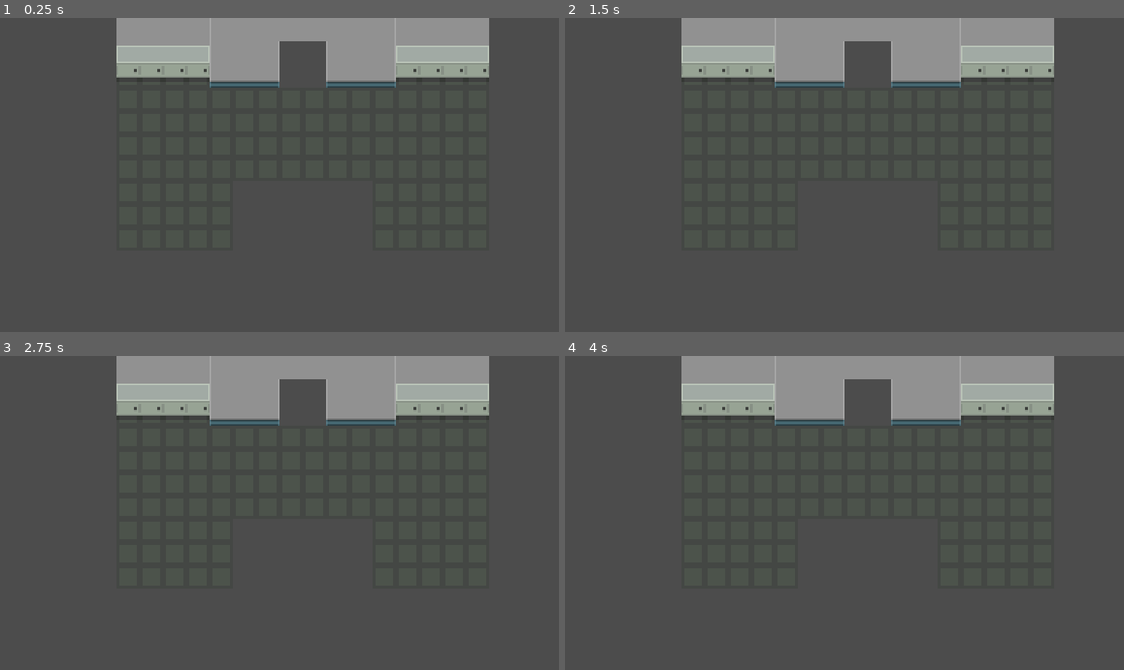
Above: before the commit, frames 1-4 (two rows, left to right).
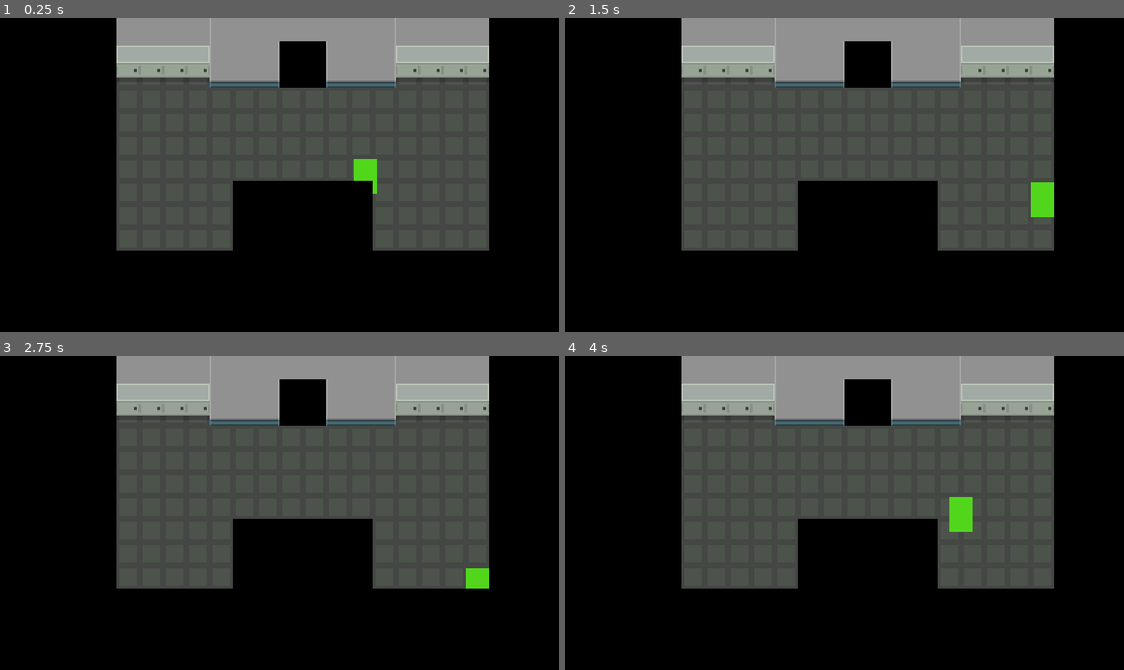
Above: after the commit, the same moments.

Repository: jiink/flask-quest
Game: Godot game, scene res://Rooms/1-1/1-1.tscn
Two runs of this game, one before a commit and one after it. Both use one fixed random seed, a clock stepped at 60 frames per second and the inputs below. The project has no main scene, so this scene is started directly.
Inputs:
- Up to frame 1 (0.25 s): no input
- Up to frame 2 (1.5 s): tap Enter at 0.5 s; hold Right (right) 0.53-1.28 s; hold A (x) 0.53-1.28 s; tap Z (a) at 0.6 s; hold Down (down) from 1.28 s (still down); tap A (x) at 1.35 s
- Up to frame 3 (2.75 s): tap Z (a) at 1.55, 2.1 s; release Down (down) at 2.03 s; hold Right (right) from 2.03 s (still down); hold A (x) from 2.03 s (still down)
- Up to frame 4 (4 s): tap Space at 2.75 s; release Right (right) at 2.78 s; release A (x) at 2.78 s; hold Up (up) 2.78-3.53 s; tap A (x) at 2.85 s; tap Z (a) at 3.05, 3.6 s; hold Left (left) from 3.53 s (still down); hold A (x) from 3.53 s (still down)

The runs differ from the first frame. In frame 1, 58% of the frame differs, in the area x 0-100%, y 0-100%; in frame 2, 58%; in frame 3, 58%; in frame 4, 58%.

Commit message:
Fixed up 1-1 tilemaps, and added 1-1 collisionmap

Diff:
--- a/Player/Player.tscn
+++ b/Player/Player.tscn
@@ -13,7 +13,7 @@
 custom_solver_bias = 0.0
 extents = Vector2( 8, 6 )
 
-[node name="Player" type="KinematicBody2D" index="0"]
+[node name="Player" type="KinematicBody2D"]
 
 input_pickable = false
 collision_layer = 1
@@ -30,7 +30,7 @@
 anchor_right = 0.0
 anchor_bottom = 0.0
 margin_left = -8.0
-margin_top = -15.0
+margin_top = -23.0
 margin_right = 8.0
 margin_bottom = 1.0
 rect_pivot_offset = Vector2( 0, 0 )
@@ -50,6 +50,8 @@
 _sections_unfolded = [ "Transform" ]
 
 [node name="Interaction" type="Node2D" parent="." index="2"]
+
+visible = false
 
 [node name="Right" type="Position2D" parent="Interaction" index="0"]
 
--- a/Rooms/1-1/1-1.tscn
+++ b/Rooms/1-1/1-1.tscn
@@ -1,6 +1,8 @@
-[gd_scene load_steps=2 format=2]
+[gd_scene load_steps=4 format=2]
 
 [ext_resource path="res://Rooms/1-1/bg_lab_01.tres" type="TileSet" id=1]
+[ext_resource path="res://Engine/collisiontile.tres" type="TileSet" id=2]
+[ext_resource path="res://Player/Player.tscn" type="PackedScene" id=3]
 
 [node name="1-1" type="Node" index="0"]
 
@@ -8,6 +10,7 @@
 
 [node name="Floor" type="TileMap" parent="TileMaps" index="0"]
 
+z_index = -10
 mode = 0
 tile_set = ExtResource( 1 )
 cell_size = Vector2( 16, 16 )
@@ -25,10 +28,14 @@
 occluder_light_mask = 1
 format = 1
 tile_data = PoolIntArray( -131067, 8, 0, -131066, 18, 0, -131065, 18, 0, -131064, 9, 0, -131055, 8, 0, -131054, 18, 0,  …(2134 unchanged characters)…
-_sections_unfolded = [ "Cell" ]
+_sections_unfolded = [ "Cell", "Z Index" ]
+__meta__ = {
+"_edit_lock_": true
+}
 
 [node name="Above" type="TileMap" parent="TileMaps" index="1"]
 
+z_index = 10
 mode = 0
 tile_set = ExtResource( 1 )
 cell_size = Vector2( 16, 16 )
@@ -45,5 +52,66 @@
 collision_mask = 1
 occluder_light_mask = 1
 format = 1
-tile_data = PoolIntArray(  )
+tile_data = PoolIntArray( 458762, 0, 0, 458763, 0, 0, 458764, 0, 0, 458765, 0, 0, 458766, 0, 0, 458767, 0, 0, 655365, 0, 0, 655366, 0, 0, 655367, 0, 0, 655368, 0, 0, 655369, 0, 0, 655376, 0, 0, 655377, 0, 0, 655378, 0, 0, 655379, 0, 0, 655380, 0, 0 )
+_sections_unfolded = [ "Cell", "Z Index" ]
+__meta__ = {
+"_edit_lock_": true
+}
+
+[node name="Collisions" type="TileMap" parent="TileMaps" index="2"]
+
+visible = false
+mode = 0
+tile_set = ExtResource( 2 )
+cell_size = Vector2( 16, 16 )
+cell_quadrant_size = 16
+cell_custom_transform = Transform2D( 1, 0, 0, 1, 0, 0 )
+cell_half_offset = 2
+cell_tile_origin = 0
+cell_y_sort = false
+cell_clip_uv = false
+collision_use_kinematic = false
+collision_friction = 1.0
+collision_bounce = 0.0
+collision_layer = 1
+collision_mask = 1
+occluder_light_mask = 1
+format = 1
+tile_data = PoolIntArray( 131076, 0, 0, 131077, 0, 0, 131078, 0, 0, 131079, 0, 0, 131080, 0, 0, 131081, 0, 0, 131082, 0, 0, 131083, 0, 0, 131086, 0, 0, 131087, 0, 0, 131088, 0, 0, 131089, 0, 0, 131090, 0, 0, 131091, 0, 0, 131092, 0, 0, 131093, 0, 0, 196612, 0, 0, 196629, 0, 0, 262148, 0, 0, 262165, 0, 0, 327684, 0, 0, 327701, 0, 0, 393220, 0, 0, 393237, 0, 0, 458756, 0, 0, 458773, 0, 0, 524292, 0, 0, 524298, 0, 0, 524299, 0, 0, 524300, 0, 0, 524301, 0, 0, 524302, 0, 0, 524303, 0, 0, 524309, 0, 0, 589828, 0, 0, 589834, 0, 0, 589839, 0, 0, 589845, 0, 0, 655364, 0, 0, 655370, 0, 0, 655375, 0, 0, 655381, 0, 0, 720901, 0, 0, 720902, 0, 0, 720903, 0, 0, 720904, 0, 0, 720905, 0, 0, 720912, 0, 0, 720913, 0, 0, 720914, 0, 0, 720915, 0, 0, 720916, 0, 0 )
 _sections_unfolded = [ "Cell" ]
+__meta__ = {
+"_edit_lock_": true
+}
+
+[node name="Background" type="Node2D" parent="." index="1"]
+
+editor/display_folded = true
+z_index = -100
+_sections_unfolded = [ "Z Index" ]
+
+[node name="ColorRect" type="ColorRect" parent="Background" index="0"]
+
+anchor_left = 0.0
+anchor_top = 0.0
+anchor_right = 0.0
+anchor_bottom = 0.0
+margin_left = -98.0
+margin_top = -221.0
+margin_right = 751.0
+margin_bottom = 308.0
+rect_pivot_offset = Vector2( 0, 0 )
+rect_clip_content = false
+mouse_filter = 0
+mouse_default_cursor_shape = 0
+size_flags_horizontal = 1
+size_flags_vertical = 1
+color = Color( 0, 0, 0, 1 )
+_sections_unfolded = [ "Visibility" ]
+
+[node name="YSort" type="YSort" parent="." index="2"]
+
+sort_enabled = true
+
+[node name="Player" parent="YSort" index="0" instance=ExtResource( 3 )]
+
+position = Vector2( 250.996, 119.574 )
--- a/project.godot
+++ b/project.godot
@@ -26,27 +26,6 @@
 
 Width=false
 
-[importer_defaults]
-
-texture={
-"compress/hdr_mode": 0,
-"compress/lossy_quality": 0.7,
-"compress/mode": 0,
-"compress/normal_map": 0,
-"detect_3d": true,
-"flags/anisotropic": false,
-"flags/filter": false,
-"flags/mipmaps": false,
-"flags/repeat": 0,
-"flags/srgb": 2,
-"process/HDR_as_SRGB": false,
-"process/fix_alpha_border": true,
-"process/premult_alpha": false,
-"size_limit": 0,
-"stream": false,
-"svg/scale": 1.0
-}
-
 [input]
 
 up=[ Object(InputEventKey,"resource_local_to_scene":false,"resource_name":"","device":0,"alt":false,"shift":false,"control":false,"meta":false,"command":false,"pressed":false,"scancode":16777232,"unicode":0,"echo":false,"script":null)
